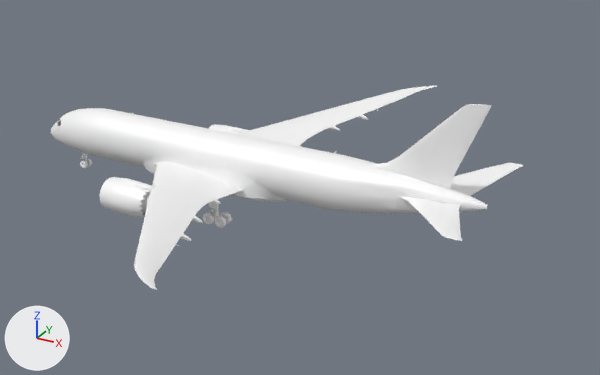
An edit to the glTF model models/fleet/787.glb, drawn before and after from the same camera.
One viewpoint serves both versions: a 50 mm lens placed at (49.1, -71.6, 35.7), pointed at (9.1, 1.0, -0.6). Lighting does not change. The marker at lower left points along +X, +Y and +Z. The older version comes first. Where no turn or scale is listed for an object, it has been applied to the vertices. Vertices at exactly the same position are counted once.

The first picture shows 'aircraft'.
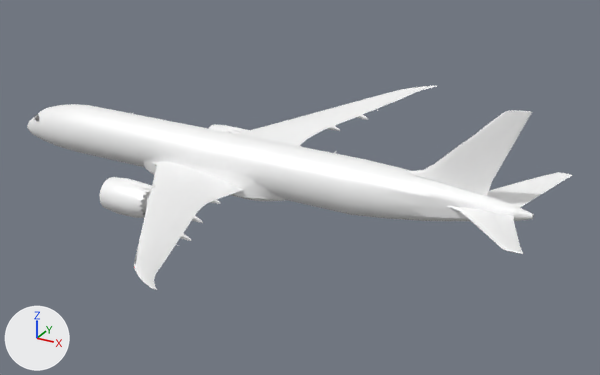
Where the newer file only moved an object's origin or applied its transform, the numbers keep the older frame.

The edits, one by one:
Material 'Material_5' (mat_material_5) is new.
Its base color is (0.0, 1.0, 0.522) (green #00ffbf).
Its metallic is 0.1.
Its roughness is 0.45.
me_aircraft is used by ob_aircraft; location (2.43, 0.0, 4.01).
me_aircraft had 15049 vertices, 24989 faces and spanned x -28.3..28.3, y -29.8..29.8, z -8.2..8.2.
me_aircraft now has 7132 vertices, 11327 faces and spans x -32.4..33.5, y -29.8..29.8, z -6.8..8.2.
me_aircraft part 1: the loose piece of 8 vertices spanning x 21.2..23.3, y -1.5..-1.1, z -1.9..-1.5 is moved by (5.2, 0.2, 0.0).
me_aircraft part 2: the loose piece of 117 vertices spanning x 15.5..27.1, y -0.5..0.5, z -0.8..8.2 is rebuilt with 71 vertices and now spans x 19.9..29.9, y -0.5..0.5, z -0.6..8.1.
me_aircraft part 3: the loose piece of 56 vertices spanning x 18.8..28.3, y -9.8..-1.1, z -2.3..-0.8 is rebuilt with 83 vertices and now spans x 24.0..33.5, y -9.6..-0.5, z -2.3..-0.8.
me_aircraft part 4: the loose piece of 51 vertices spanning x 18.8..28.3, y 1.1..9.8, z -2.3..-0.8 is rebuilt with 78 vertices and now spans x 23.9..33.4, y 0.5..9.5, z -2.3..-0.8.
me_aircraft part 5: a new loose piece of 46 vertices spanning x 25.5..30.8, y -0.2..0.2, z -0.8..8.2, in mat_material_0 (white #ffffff).
me_aircraft part 6: a new loose piece of 36 vertices spanning x 30.3..31.9, y -0.6..0.6, z -2.7..-1.2, in mat_material_0 (white #ffffff).
me_aircraft part 7: 189 loose pieces with 8039 vertices, spanning x -23.7..28.2, y -9.4..9.4, z -8.2..-0.9, are deleted.
me_aircraft part 8: 73 vertices moved within x -9.7..8.0, y -11.5..10.8, z -6.3..-2.8; 822 vertices removed from x -28.3..27.6, y -26.7..26.7, z -5.6..0.3; 786 vertices added at x -32.4..30.4, y -21.3..21.3, z -6.5..5.9.
Other edits to the shape of me_aircraft do not show in these pictures.
me_aircraft gains material mat_material_5 (green #00ffbf).

Location of each change, [x1, y1, x2, y2] in pixels of the pictures (600 x 375 px; the box of a moved part takes in the faces that stretch with it):
'aircraft', reshaped (15% wider)
    before: [51, 86, 523, 290]
    after: [27, 86, 572, 290]
part 1 of me_aircraft, moved or reshaped
    before: [419, 196, 434, 201]
    after: [471, 206, 486, 211]
part 2 of me_aircraft, rebuilt (7% narrower)
    before: [373, 104, 491, 189]
    after: [412, 110, 522, 192]
part 3 of me_aircraft, rebuilt (20% wider, 9% taller)
    before: [398, 197, 462, 241]
    after: [446, 206, 523, 254]
part 4 of me_aircraft, rebuilt
    before: [450, 163, 523, 191]
    after: [487, 172, 572, 208]
part 5 of me_aircraft, added
    after: [470, 110, 532, 196]
part 6 of me_aircraft, added
    after: [514, 207, 534, 221]
part 7 of me_aircraft, deleted
    before: [80, 152, 521, 239]
part 8 of me_aircraft, moved or reshaped
    before: [51, 91, 488, 264]
    after: [27, 100, 518, 240]
